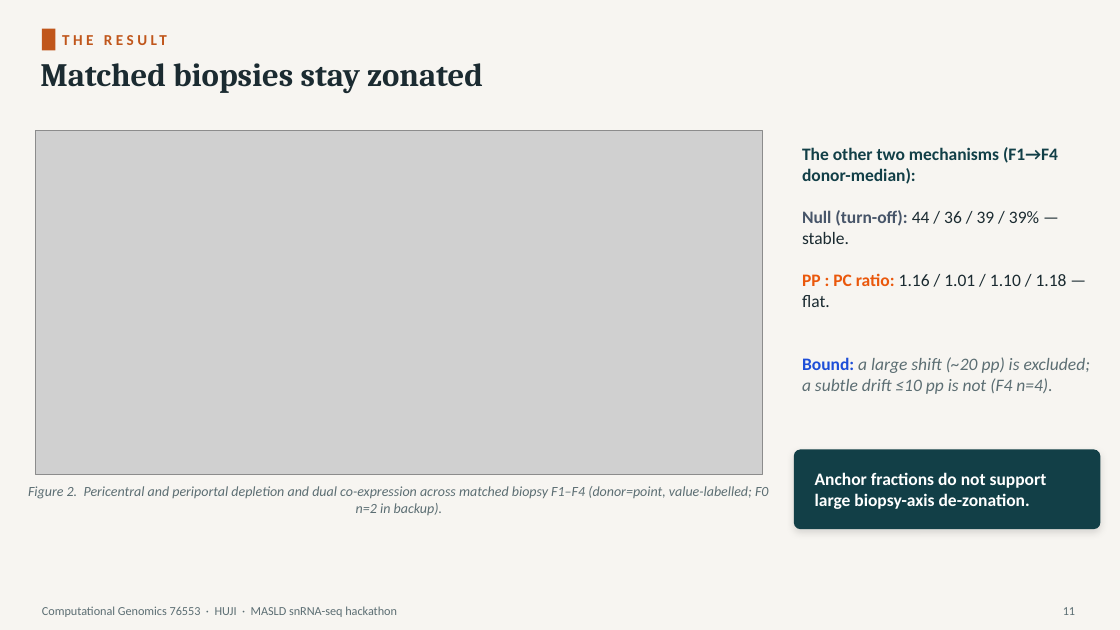
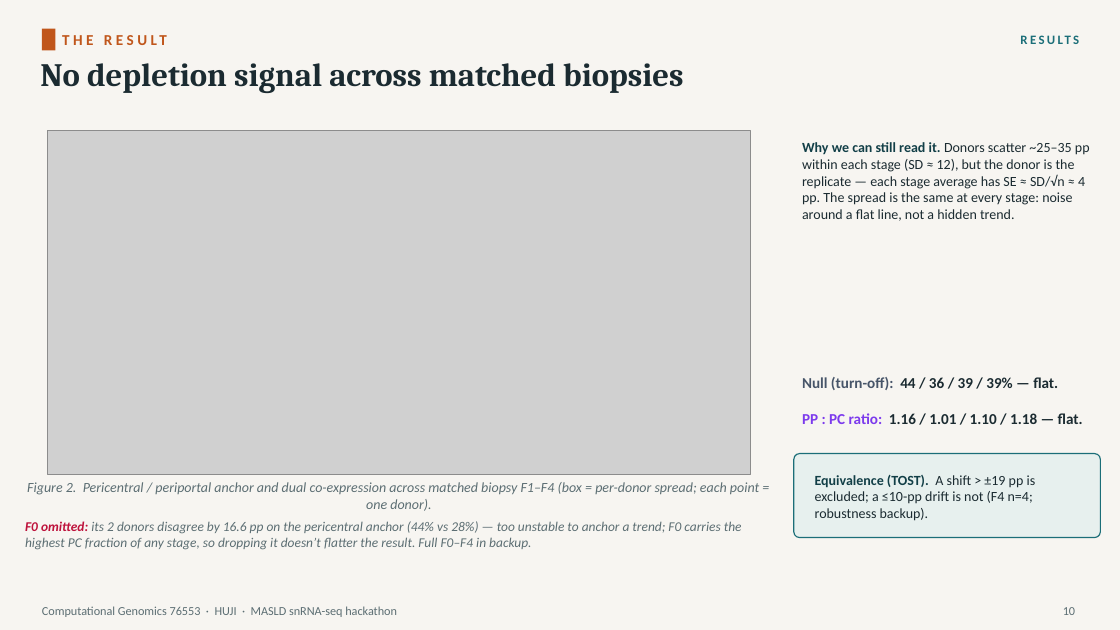
Before and after one commit to roeetekoah/liver-zonation, a slide deck: slide 10 of presentation/MASLD_zonation.pptx (slide 11 before the commit). Drawn at 1120x630 pixels with LibreOffice and Linux fonts; fonts in the diff are those of the drawing; grey boxes stand for pictures. Boxes give left, top, right and bottom in pixels: in the first picture for what was removed or moved away, otherwise in the second. Text is boxed around its words. In the diff, an @@ line names an element or a change of style, - is before the commit and + after.

```diff
--- a/presentation/MASLD_zonation.pptx
+++ b/presentation/MASLD_zonation.pptx
@@ text "THE RESULT" rewrapped from <box>62,25,1070,55</box> to <box>62,25,785,55</box> @@
@@ text added at <box>790,27,1080,52</box>, 11 pt, text #1B6E78, bold @@
+RESULTS
@@ text at <box>40,63,683,93</box>: text changed @@
-Matched biopsies stay zonated
+No depletion signal across matched biopsies
@@ picture: place and size @@
-picture at <box>35,130,763,475</box>
+picture at <box>48,130,750,475</box>
@@ text removed at <box>802,147,1090,394</box> @@
-The other two mechanisms (F1→F4 donor-median):
-Null (turn-off): 44 / 36 / 39 / 39% — stable.
-PP : PC ratio: 1.16 / 1.01 / 1.10 / 1.18 — flat.
-Bound: a large shift (~20 pp) is excluded; a subtle drift ≤10 pp is not (F4 n=4).
@@ text added at <box>802,142,1090,221</box>, 12 pt, text #1B2B31 @@
+Why we can still read it. Donors scatter ~25–35 pp within each stage (SD ≈ 12), but the donor is the replicate — each stage average has SE ≈ SD/√n ≈ 4 pp. The spread is the same at every stage: noise around a flat line, not a hidden trend.
@@ text added at <box>802,377,1058,390</box>, 13 pt, text #1B2B31, bold @@
+Null (turn-off): 44 / 36 / 39 / 39% — flat.
@@ text added at <box>802,413,1083,424</box>, 13 pt, text #1B2B31, bold @@
+PP : PC ratio: 1.16 / 1.01 / 1.10 / 1.18 — flat.
@@ rounded rectangle: place and size @@
-rounded rectangle at <box>794,450,1101,529</box>
+rounded rectangle at <box>794,454,1101,538</box>
@@ rounded rectangle at <box>794,454,1101,538</box>: fill #123F47 to #E7F0EE; outline none to #1B6E78 1 pt; shadow off; proportions changed @@
@@ text removed at <box>815,472,1047,509</box> @@
-Anchor fractions do not support large biopsy-axis de-zonation.
@@ text added at <box>815,475,1036,521</box>, 12 pt, text #1B2B31 @@
+Equivalence (TOST). A shift > ±19 pp is excluded; a ≤10-pp drift is not (F4 n=4; robustness backup).
@@ text at <box>27,482,759,511</box>: text changed @@
-Figure 2. Pericentral and periportal depletion and dual co-expression across matched biopsy F1–F4 (donor=point, value-labelled; F0 n=2 in backup).
+Figure 2. Pericentral / periportal anchor and dual co-expression across matched biopsy F1–F4 (box = per-donor spread; each point = one donor).
@@ text added at <box>25,521,742,550</box>, 11.5 pt, text #5C6E73, italic @@
+F0 omitted: its 2 donors disagree by 16.6 pp on the pericentral anchor (44% vs 28%) — too unstable to anchor a trend; F0 carries the highest PC fraction of any stage, so dropping it doesn’t flatter the result. Full F0–F4 in backup.
@@ text at <box>1063,607,1075,615</box>: text changed @@
-11
+10
```
Also in this commit, not shown: 17 other slides changed, 6 slides added, 4 slides removed, 21 other files.
